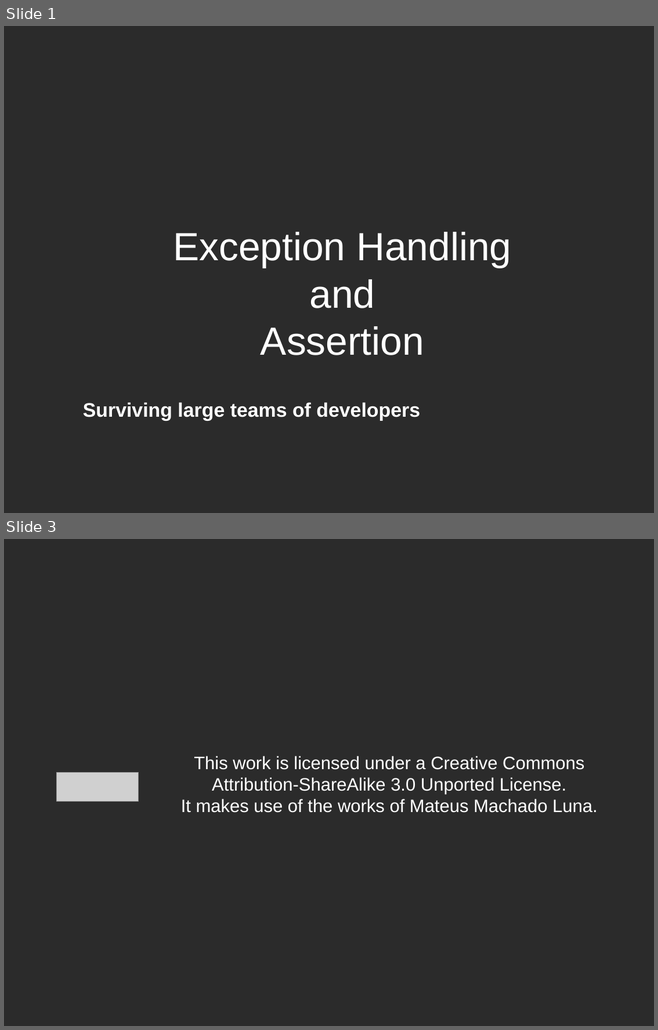
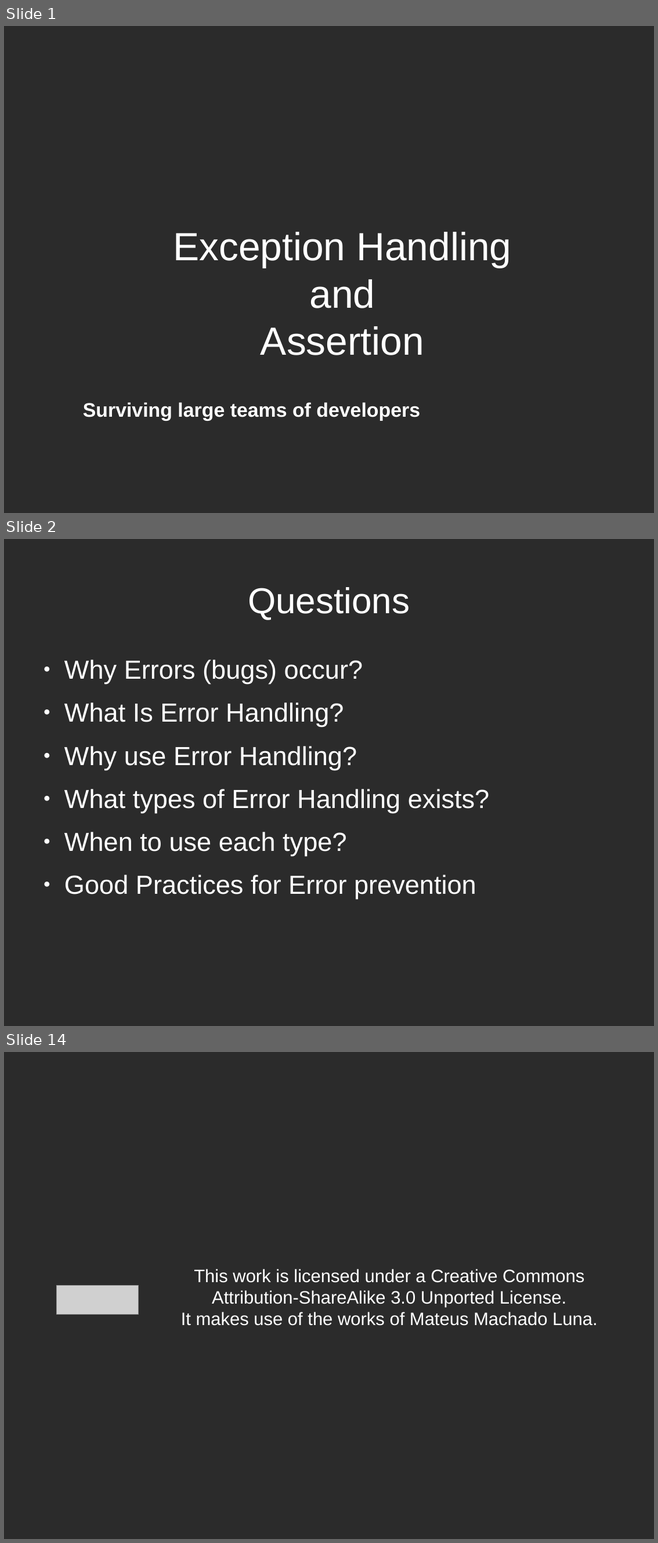
Before and after one commit to talyaron/full-stack, a slide deck: JS/exception handeling/Error Handling and Assertion.odp. Shown one above the other, each under a label of ours: slides 1 and 3 before the commit, slides 1, 2 and 14 after it; the slides between them are not shown. The pictures are 658x1030 and 658x1543 pixels, drawn with LibreOffice and Linux fonts; fonts in the diff are those of the drawing; grey boxes stand for pictures; background and template pictures are left out; a plain dark background stands for a picture behind light text. Boxes give left, top, right and bottom in pixels: in the first picture for what was removed or moved away, otherwise in the second. Text is boxed around its words. In the diff, an @@ line names an element or a change of style, - is before the commit and + after.

```diff
--- a/JS/exception handeling/Error Handling and Assertion.odp
+++ b/JS/exception handeling/Error Handling and Assertion.odp
@@ slide 2 added at (x1=4, y1=539, x2=654, y2=1026), background picture (left out) @@
@@ title added at (x1=248, y1=587, x2=409, y2=620), 44 pt, text #FFFFFF @@
+Questions
@@ text added at (x1=64, y1=660, x2=489, y2=899), 32 pt, text #FFFFFF @@
+● Why Errors (bugs) occur?
+● What Is Error Handling?
+● Why use Error Handling?
+● What types of Error Handling exists?
+● When to use each type?
+● Good Practices for Error prevention
@@ what was slide 3 is now slide 14 @@
```
Also in this commit, not shown: 11 other slides added, 1 slide removed, 3 other files.
